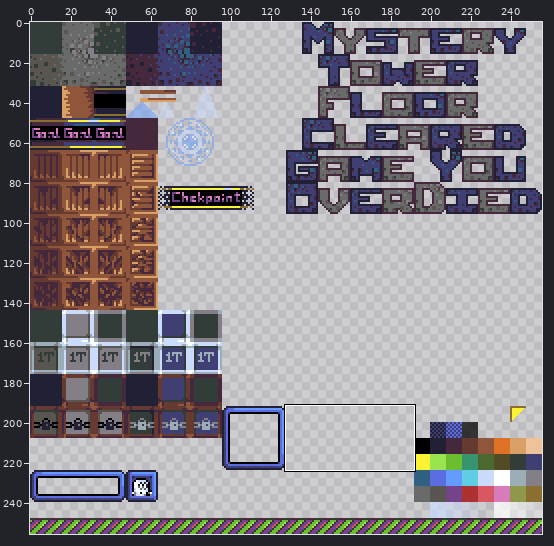
File history of a sprite sheet, Assets/textures/new-atlas.png. The first picture is a wide view before the edit; the outline marks the close-up.
Close-up. Old version:
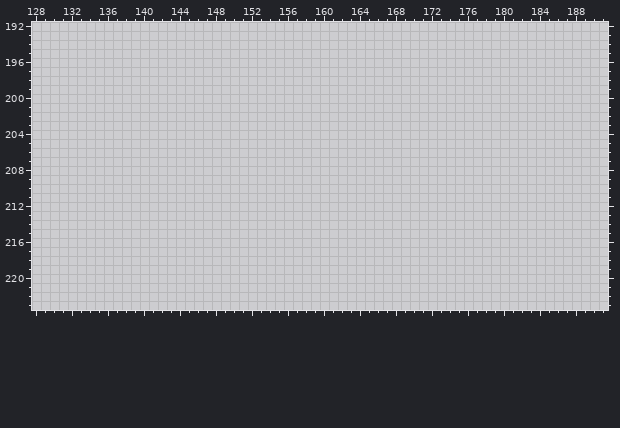
The file is 256x256 pixels. Shown: x 128..191, y 192..223.
Palette (. is transparent): 
Now the later version:
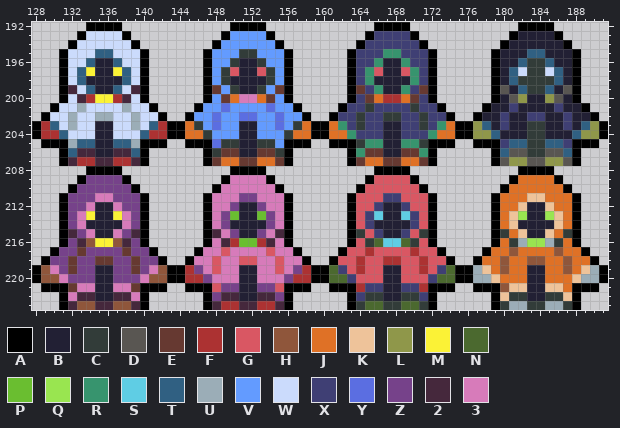
Colours new in this view: A #000000  B #222034  C #323c39  D #595652  E #663931  F #ac3232  G #d95763  H #8f563b  J #df7126  K #eec39a  L #8f974a  M #fbf236  N #4b692f  P #6abe30  Q #99e550  R #37946e  S #5fcde4  T #306082  U #9badb7  V #639bff  W #cbdbfc  X #3f3f74  Y #5b6ee1  Z #76428a  2 #45283c  3 #d77bba
What changed:
Changed rows in their new state; - is an unchanged pixel.
first column x 128:
192 ------AAAA------------AAAA------------AAAA------------AAAA------
193 -----AWWWWA----------AVVVVA----------AXXXXA----------ABBBBA-----
194 ----AWWWWWWA--------AVVVVVVA--------AXXXXXXA--------ABBBBBBA----
195 ---AWWWTTWWWA------AVVVCCVVVA------AXXXRRXXXA------ABBBTTBBBA---
196 ---AWWTBBTWWA------AVVCBBCVVA------AXXRBBRXXA------ABBTCCTBBA---
197 ---AWTMBBMTWA------AVCGBBGCVA------AXRGBBGRXA------ABTWCCWTBA---
198 ---AWTBBBBTWA------AVCBBBBCVA------AXRBBBBRXA------ABTCCCCTBA---
199 ---A2WTBBTW2A------AEVCBBCVEA------AEXRBBRXEA------ADBTCCTBDA---
200 ---AW2FMMF2WA------AVEJ33JEVA------AXEJFFJEXA------ABDLBBLDBA---
201 --AWWUWWWWUWWA----AVVYVVVVYVVA----AXXCXXXXCXXA----ABBXBBBBXBBA--
202 -AWWUWWUUWWUWWA--AVVYVVYYVVYVVA--AXXCXXCCXXCXXA--ABBXBBXXBBXBBA-
203 AFTWUWWBBWWUWTFAAJCVYVVBBVVYVCJAAJRXCXXBBXXCXRJAALTBXBBCCBBXBTLA
204 AFFTWWWBBWWWTFFAAJJCVVVBBVVVCJJAAJJRXXXBBXXXRJJAALLTBBBCCBBBTLLA
205 -AAAUTTBBTTUAAA--AAAYCCBBCCVAAA--AAACRRBBRRCAAA--AAAXTTCCTTXAAA-
206 ---AT22BB22TA------ACEEBBEECA------AREEBBEERA------ATDDCCDDTA---
207 ---A2FF22FF2A------AEJJEEJJEA------AEJJEEJJEA------ADLLDDLLDA---
208 ------AAAA------------AAAA------------AAAA------------AAAA------
209 -----AZZZZA----------A3333A----------AGGGGA----------AJJJJA-----
210 ----AZZZZZZA--------A333333A--------AGGGGGGA--------AJJJJJJA----
211 ---AZZZ33ZZZA------A333ZZ333A------AGGGXXGGGA------AJJJKKJJJA---
212 ---AZZ3BB3ZZA------A33ZBBZ33A------AGGXBBXGGA------AJJKBBKJJA---
213 ---AZ3MBBM3ZA------A3ZPBBPZ3A------AGXSBBSXGA------AJKQBBQKJA---
214 ---AZ3BBBB3ZA------A3ZBBBBZ3A------AGXBBBBXGA------AJKBBBBKJA---
215 ---A2Z3BB3Z2A------A23ZBBZ32A------ACGXBBXGCA------ACJKBBKJCA---
216 ---AZ2HMMH2ZA------A32FPPF23A------AGCNSSNCGA------AJCUQQUCJA---
217 --AZZEZZZZEZZA----A33G3333G33A----AGGFGGGGFGGA----AJJHJJJJHJJA--
218 -AZZEZZEEZZEZZA--A33G33GG33G33A--AGGFGGFFGGFGGA--AJJHJJHHJJHJJA-
219 AH3ZEZZBBZZEZ3HAAFZ3G33BB33G3ZFAANXGFGGBBGGFGXNAAUKJHJJBBJJHJKUA
220 AHH3ZZZBBZZZ3HHAAFFZ333BB333ZFFAANNXGGGBBGGGXNNAAUUKJJJBBJJJKUUA
221 -AAAE33BB33EAAA--AAAGZZBBZZGAAA--AAAFXXBBXXFAAA--AAAHKKBBKKJAAA-
222 ---A322BB223A------AZ22BB22ZA------AXCCBBCCXA------AKCCBBCCKA---
223 ---A2HH22HH2A------A2FF22FF2A------ACNNCCNNCA------ACUUCCUUCA---
Changed places in both close-ups, as pixel boxes (x1, y1, x2, y2):
added: (32, 22, 608, 310)
